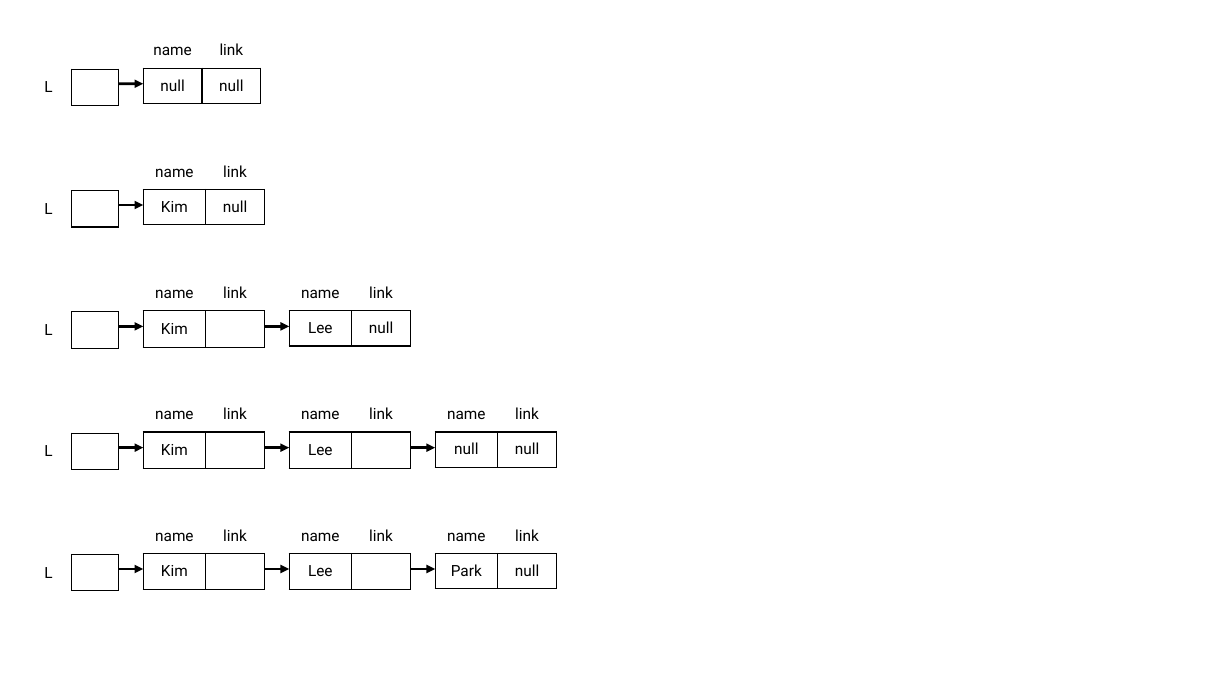
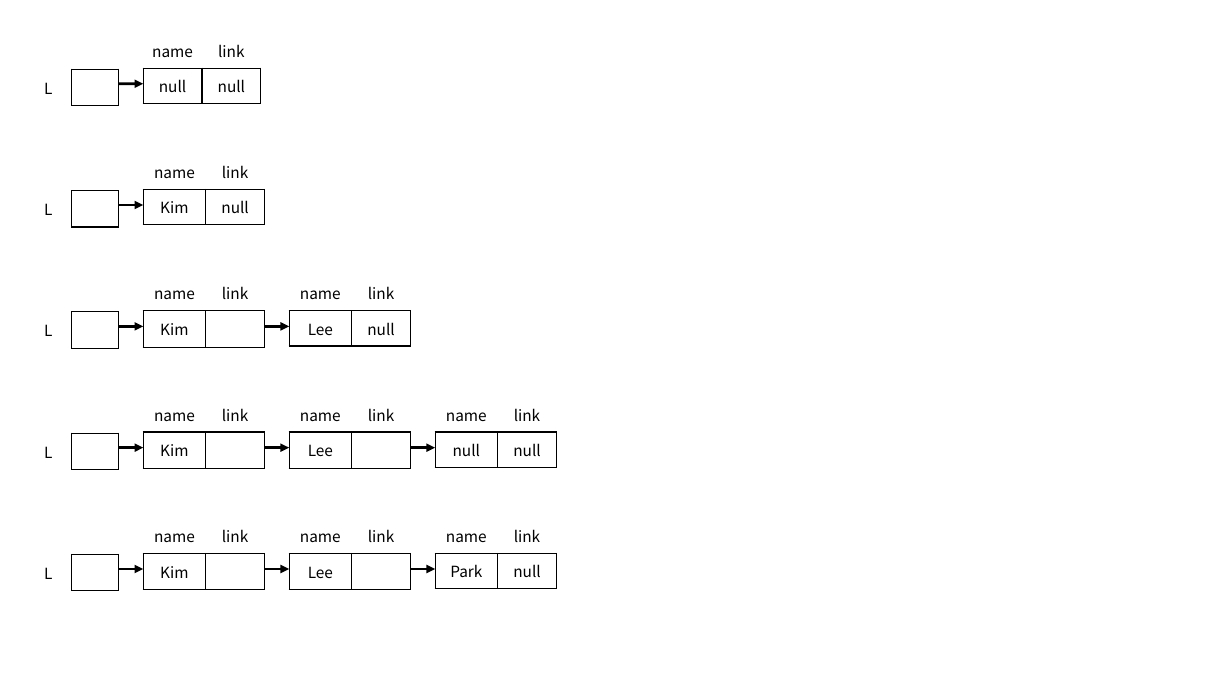
Before and after one commit to Rap0d/rap0d.github.io, a slide deck: slide 11 of assets/form/matrix.pptx (slide 10 before the commit). Drawn at 1232x693 pixels with LibreOffice and Linux fonts; fonts in the diff are those of the drawing. Boxes give left, top, right and bottom in pixels: in the first picture for what was removed or moved away, otherwise in the second. Text is boxed around its words. In the diff, an @@ line names an element or a change of style, - is before the commit and + after.

```diff
--- a/assets/form/matrix.pptx
+++ b/assets/form/matrix.pptx
@@ table at [25,33,119,104] @@
@@ font Roboto to Noto Sans CJK KR @@
@@ table at [143,33,262,104] @@
@@ font Roboto to Noto Sans CJK KR @@
@@ table at [143,154,265,225] @@
@@ font Roboto to Noto Sans CJK KR @@
@@ table at [143,275,265,346] @@
@@ font Roboto to Noto Sans CJK KR @@
@@ table at [289,275,411,346] @@
@@ font Roboto to Noto Sans CJK KR @@
@@ table at [25,396,119,467] @@
@@ font Roboto to Noto Sans CJK KR @@
@@ table at [143,396,265,467] @@
@@ font Roboto to Noto Sans CJK KR @@
@@ table at [289,396,411,467] @@
@@ font Roboto to Noto Sans CJK KR @@
@@ table at [435,396,557,467] @@
@@ font Roboto to Noto Sans CJK KR @@
@@ table at [143,518,265,589] @@
@@ font Roboto to Noto Sans CJK KR @@
@@ table at [289,518,411,589] @@
@@ font Roboto to Noto Sans CJK KR @@
@@ table at [435,518,557,589] @@
@@ font Roboto to Noto Sans CJK KR @@
```
Also in this commit, not shown: 10 other slides changed, 3 slides added, 6 other files.
